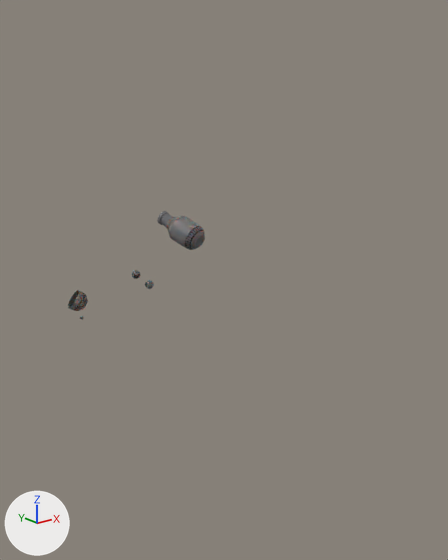
What one commit did to the Blender file cup.blend.
Camera for both pictures: a 50 mm camera at (-1.21, -2.72, 1.08) aimed at (0.77, -0.25, 0.09). The lights are fixed; the arrows at lower left show +X, +Y and +Z.
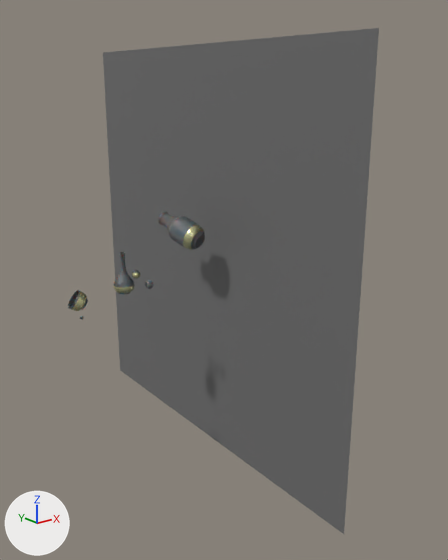
Commit message: more cup

What differs and where, as boxes [x1, y1, x2, y2] in the pictures (448 x 560 px):
'Plane', shown
    after: [103, 28, 379, 534]
'vase', recoloured
    both: [157, 211, 205, 250]
'vase.001', added
    after: [113, 252, 135, 294]
    faces in mat_outside: [113, 263, 135, 294]
'cup', recoloured
    both: [70, 292, 88, 311]
'Icosphere.002', recoloured
    both: [145, 280, 154, 289]
'Icosphere', recoloured
    both: [132, 270, 140, 279]

What changed in the scene script:
```text
Change ng_params:
    remove # nodes: RGB x4, Value x2
    remove # colours: grey #797c7f, green #4c9555, grey #6d6f73, grey #727073, black #222626
    nodes: RGB x5, Value x3
    colours: grey #797c7f, green #4c9555, blue #7577db, grey #6d6f73, beige #feffc0, blue #335987
Change mat_outside:
    remove # nodes: AmbientOcclusion, BsdfPrincipled, Displacement, Group x13, Math x10, Mix x9, OutputMaterial, TexCoord, TexNoise, ValToRGB x3
    remove # colours: black #000000, white #ffffff, light grey #e3e3e3, white #fafafa, grey #a6a6a6, pink #b97c6d
    nodes: AmbientOcclusion, BsdfPrincipled, Displacement, Group x13, Invert, Math x11, Mix x9, OutputMaterial, TexCoord, TexNoise, ValToRGB x3
    colours: black #000000, light grey #e3e3e3, white #fafafa, white #ffffff, grey #a6a6a6, grey #818181
Add me_circle_002:
    me_circle_002.from_pydata(...)  # 1761 vertices, 1713 faces; spans x -1.01..1.01, y -1.01..1.01, z 0.0..4.01
    me_circle_002.polygons.foreach_set('use_smooth', [True] * 1713)
    # faces by material slot: [944, 769]
    me_circle_002.materials.append(mat_outside)
    me_circle_002.materials.append(mat_inside_vase)
Change ob_plane:
    remove ob_plane.hide_viewport = True
Add ob_vase_001:
    ob_vase_001 = bpy.data.objects.new('vase.001', me_circle_002)
    ob_vase_001.location = (0.324, 0.044, 0.037)
    ob_vase_001.scale = (0.0547, 0.0547, 0.0547)
    _m = ob_vase_001.modifiers.new('Subdivision', 'SUBSURF')
    _m.levels = 2
    _m.render_levels = 3
```
